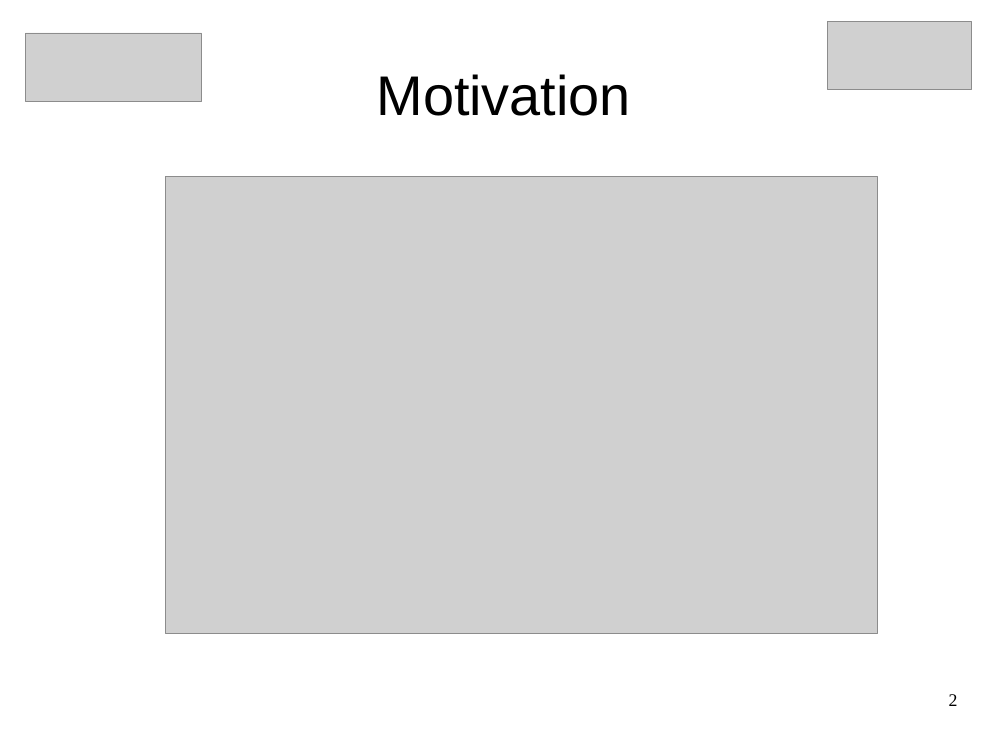
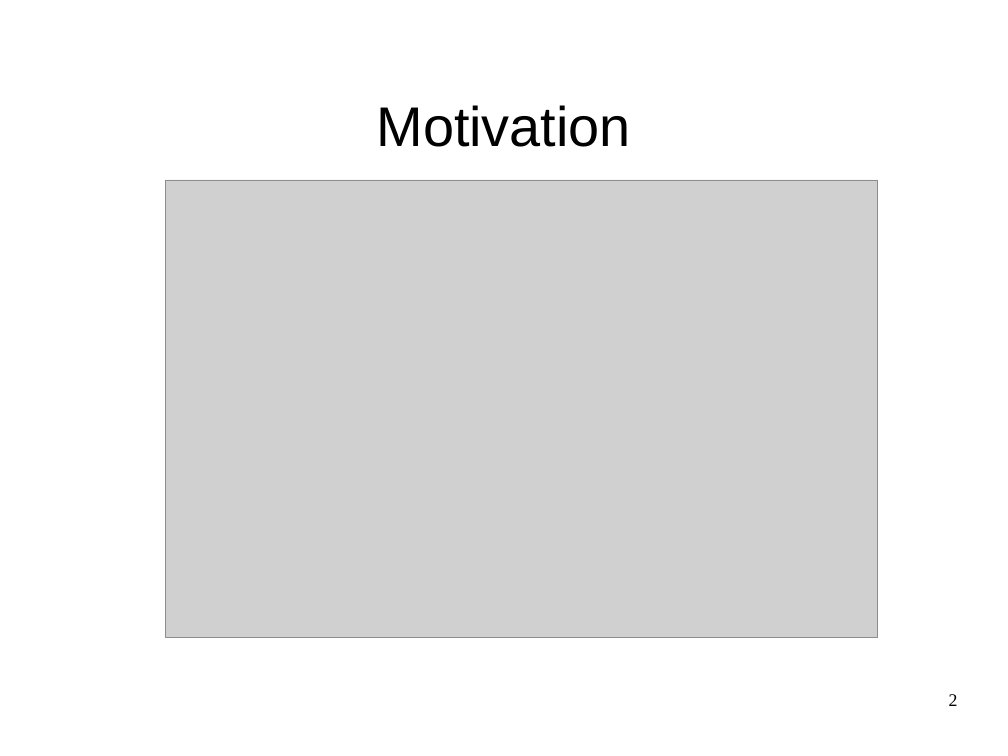
Before and after one commit to JGAntunes/pulsarcast, a slide deck: slide 2 of project-report/presentation.odp. Drawn at 1008x756 pixels with LibreOffice and Linux fonts; fonts in the diff are those of the drawing; grey boxes stand for pictures; background and template pictures are left out. Boxes give left, top, right and bottom in pixels: in the first picture for what was removed or moved away, otherwise in the second. Text is boxed around its words. In the diff, an @@ line names an element or a change of style, - is before the commit and + after.

```diff
--- a/project-report/presentation.odp
+++ b/project-report/presentation.odp
@@ picture removed at <box>829,22,973,90</box> @@
@@ picture removed at <box>26,33,201,102</box> @@
@@ title "Motivation": place and size @@
-title "Motivation" at <box>376,74,630,116</box>
+title "Motivation" at <box>376,105,630,147</box>
@@ picture: place and size @@
-picture at <box>166,177,878,634</box>
+picture at <box>166,180,878,638</box>
```
Also in this commit, not shown: 14 other slides changed, 6 slides added.
